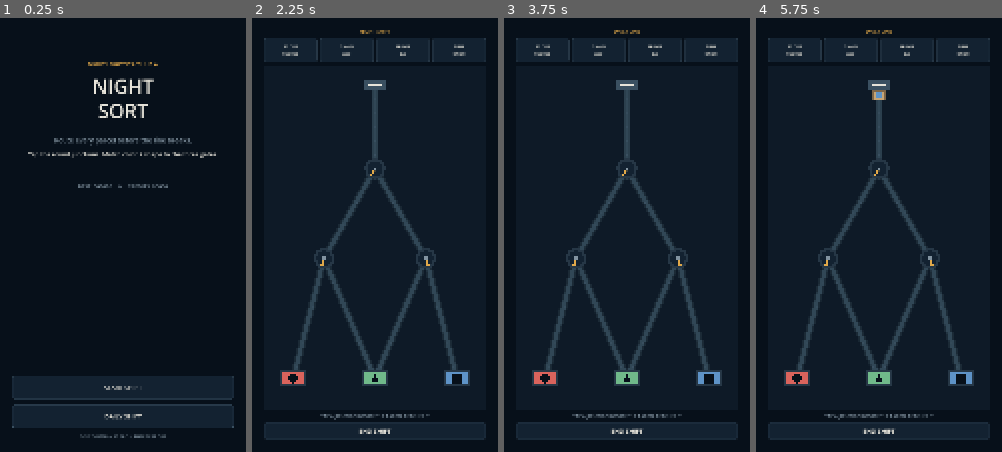
Above: before the commit, frames 1-4 (left to right).
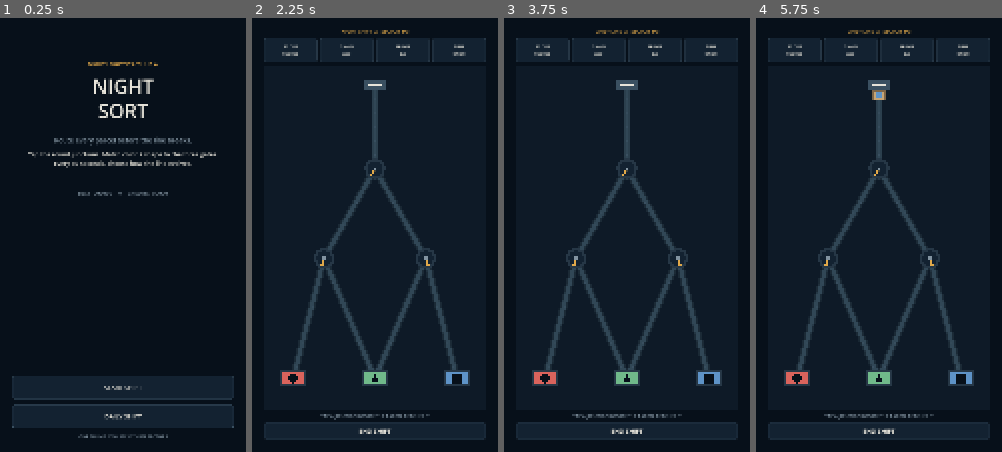
Above: after the commit, the same moments.

Repository: linkovme/night-sort
Game: Godot game, scene res://scenes/main.tscn
The game is run twice, just before and just after one commit, with the same random seed, the same clock (stepped at 60 frames per second) and the same inputs.
Inputs:
- Up to frame 1 (0.25 s): no input
- Up to frame 2 (2.25 s): click "START SHIFT" at 0.5 s; click "END SHIFT" at 1.25 s; click "START SHIFT" at 2 s
- Up to frame 3 (3.75 s): click "END SHIFT" at 2.75 s; click "DAILY SHIFT" at 3.5 s
- Up to frame 4 (5.75 s): click "END SHIFT" at 4.25 s; click "DAILY SHIFT" at 5 s

The runs differ from the first frame. In frame 1, 1.1% of the frame differs, in the area x 21-79%, y 32-97%; in frame 2, 0.2%; in frame 3, 0.2%; in frame 4, 0.2%.

Commit message:
feat: add upgrade selection UI

Diff:
--- a/game/scripts/main.gd
+++ b/game/scripts/main.gd
@@ -9,6 +9,7 @@
 var last_delivered := 0
 var last_mistakes := 0
 var last_completed := false
+var run_phase := 1
 
 var content: Control
 var board: SortBoard
@@ -17,6 +18,7 @@
 var mistakes_label: Label
 var time_label: Label
 var top_status_label: Label
+var upgrade_overlay: Control
 
 func _ready() -> void:
 	save_data = SaveStore.load_data()
@@ -45,6 +47,7 @@
 	for child in content.get_children():
 		child.queue_free()
 	board = null
+	upgrade_overlay = null
 
 func _show_menu() -> void:
 	current_state = ScreenState.MENU
@@ -77,13 +80,24 @@
 	subtitle.autowrap_mode = TextServer.AUTOWRAP_WORD_SMART
 	root.add_child(subtitle)
 
-	var instruction := _label("Tap the round junctions. Match color + shape to the three gates.", 27, NightTheme.TEXT)
+	var instruction := _label(
+		"Tap the round junctions. Match color + shape to the three gates.\nEvery 30 seconds, choose how the line evolves.",
+		27,
+		NightTheme.TEXT
+	)
 	instruction.horizontal_alignment = HORIZONTAL_ALIGNMENT_CENTER
 	instruction.autowrap_mode = TextServer.AUTOWRAP_WORD_SMART
-	instruction.custom_minimum_size.y = 120
+	instruction.custom_minimum_size.y = 150
 	root.add_child(instruction)
 
-	var stats := _label("BEST  %06d    //    CREDITS  %05d" % [int(save_data["best_score"]), int(save_data["total_credits"])], 24, NightTheme.TEXT_DIM)
+	var stats := _label(
+		"BEST  %06d    //    CREDITS  %05d" % [
+			int(save_data["best_score"]),
+			int(save_data["total_credits"])
+		],
+		24,
+		NightTheme.TEXT_DIM
+	)
 	stats.horizontal_alignment = HORIZONTAL_ALIGNMENT_CENTER
 	root.add_child(stats)
 
@@ -99,13 +113,14 @@
 	daily.pressed.connect(func(): _start_run(true))
 	root.add_child(daily)
 
-	var footer := _label("ONE THUMB // 90 SEC // THREE ERRORS", 20, NightTheme.TEXT_DIM)
+	var footer := _label("ONE THUMB // 90 SEC // THREE SECTORS", 20, NightTheme.TEXT_DIM)
 	footer.horizontal_alignment = HORIZONTAL_ALIGNMENT_CENTER
 	root.add_child(footer)
 
 func _start_run(daily: bool) -> void:
 	current_state = ScreenState.RUN
 	current_mode = "daily" if daily else "normal"
+	run_phase = 1
 	_clear_content()
 
 	var root := VBoxContainer.new()
@@ -113,7 +128,7 @@
 	root.add_theme_constant_override("separation", 14)
 	content.add_child(root)
 
-	top_status_label = _label("DAILY LINE" if daily else "NIGHT SHIFT", 22, NightTheme.AMBER)
+	top_status_label = _label(_run_header(), 22, NightTheme.AMBER)
 	top_status_label.horizontal_alignment = HORIZONTAL_ALIGNMENT_CENTER
 	root.add_child(top_status_label)
 
@@ -131,6 +146,7 @@
 	board.size_flags_vertical = Control.SIZE_EXPAND_FILL
 	board.hud_changed.connect(_on_hud_changed)
 	board.run_finished.connect(_on_run_finished)
+	board.upgrade_requested.connect(_on_upgrade_requested)
 	root.add_child(board)
 
 	var hint := _label("TAP A JUNCTION BEFORE THE PARCEL REACHES IT", 20, NightTheme.TEXT_DIM)
@@ -145,19 +161,114 @@
 	var seed_value := _daily_seed() if daily else int(Time.get_unix_time_from_system() * 1000.0) ^ randi()
 	board.start_run(seed_value)
 
+func _run_header() -> String:
+	var mode := "DAILY LINE" if current_mode == "daily" else "NIGHT SHIFT"
+	return "%s  //  SECTOR %d/3" % [mode, run_phase]
+
 func _end_shift_early() -> void:
 	if board != null:
 		board.stop_run()
 	_show_menu()
 
-func _on_hud_changed(new_score: int, new_combo: int, new_mistakes: int, remaining: float) -> void:
+func _on_hud_changed(
+	new_score: int,
+	new_combo: int,
+	new_mistakes: int,
+	max_mistakes: int,
+	remaining: float
+) -> void:
 	score_label.text = "SCORE\n%06d" % new_score
 	combo_label.text = "CHAIN\nX%02d" % new_combo
-	mistakes_label.text = "ERROR\n%d/3" % new_mistakes
+	mistakes_label.text = "ERROR\n%d/%d" % [new_mistakes, max_mistakes]
 	var secs := maxi(0, int(ceil(remaining)))
 	time_label.text = "TIME\n%02d:%02d" % [secs / 60, secs % 60]
-	if new_mistakes >= 2:
-		mistakes_label.add_theme_color_override("font_color", NightTheme.DANGER)
+	mistakes_label.add_theme_color_override(
+		"font_color",
+		NightTheme.DANGER if new_mistakes >= max_mistakes - 1 else NightTheme.TEXT
+	)
+
+func _on_upgrade_requested(options: Array[String]) -> void:
+	if board == null:
+		return
+	top_status_label.text = "LINE PAUSED  //  CHOOSE UPGRADE"
+	_show_upgrade_overlay(options)
+
+func _show_upgrade_overlay(options: Array[String]) -> void:
+	upgrade_overlay = Control.new()
+	upgrade_overlay.set_anchors_and_offsets_preset(Control.PRESET_FULL_RECT)
+	content.add_child(upgrade_overlay)
+
+	var shade := ColorRect.new()
+	shade.color = Color(0.02, 0.04, 0.07, 0.92)
+	shade.set_anchors_and_offsets_preset(Control.PRESET_FULL_RECT)
+	upgrade_overlay.add_child(shade)
+
+	var center := CenterContainer.new()
+	center.set_anchors_and_offsets_preset(Control.PRESET_FULL_RECT)
+	upgrade_overlay.add_child(center)
+
+	var panel := PanelContainer.new()
+	panel.custom_minimum_size = Vector2(850, 920)
+	var panel_style := StyleBoxFlat.new()
+	panel_style.bg_color = NightTheme.PANEL
+	panel_style.border_color = NightTheme.STEEL_LIGHT
+	panel_style.set_border_width_all(3)
+	panel_style.corner_radius_top_left = 16
+	panel_style.corner_radius_top_right = 16
+	panel_style.corner_radius_bottom_left = 16
+	panel_style.corner_radius_bottom_right = 16
+	panel.add_theme_stylebox_override("panel", panel_style)
+	center.add_child(panel)
+
+	var margin := MarginContainer.new()
+	margin.add_theme_constant_override("margin_left", 46)
+	margin.add_theme_constant_override("margin_right", 46)
+	margin.add_theme_constant_override("margin_top", 42)
+	margin.add_theme_constant_override("margin_bottom", 42)
+	panel.add_child(margin)
+
+	var box := VBoxContainer.new()
+	box.add_theme_constant_override("separation", 22)
+	margin.add_child(box)
+
+	var kicker := _label("SHIFT MODIFICATION", 20, NightTheme.AMBER)
+	kicker.horizontal_alignment = HORIZONTAL_ALIGNMENT_CENTER
+	box.add_child(kicker)
+
+	var title := _label("Choose one.", 44, NightTheme.TEXT)
+	title.horizontal_alignment = HORIZONTAL_ALIGNMENT_CENTER
+	box.add_child(title)
+
+	var explanation := _label(
+		"The line keeps moving after your choice. Some upgrades are safer; others pay more.",
+		23,
+		NightTheme.TEXT_DIM
+	)
+	explanation.horizontal_alignment = HORIZONTAL_ALIGNMENT_CENTER
+	explanation.autowrap_mode = TextServer.AUTOWRAP_WORD_SMART
+	box.add_child(explanation)
+
+	for upgrade_id in options:
+		var choice := _button(
+			"%s\n%s" % [
+				board.get_upgrade_title(upgrade_id),
+				board.get_upgrade_description(upgrade_id)
+			]
+		)
+		choice.custom_minimum_size.y = 150
+		choice.add_theme_font_size_override("font_size", 23)
+		choice.pressed.connect(func(): _choose_upgrade(upgrade_id))
+		box.add_child(choice)
+
+func _choose_upgrade(upgrade_id: String) -> void:
+	if board == null:
+		return
+	board.apply_upgrade(upgrade_id)
+	run_phase = mini(3, run_phase + 1)
+	top_status_label.text = _run_header()
+	if upgrade_overlay != null:
+		upgrade_overlay.queue_free()
+		upgrade_overlay = null
 
 func _on_run_finished(final_score: int, delivered: int, final_mistakes: int, completed: bool) -> void:
 	last_score = final_score
@@ -201,7 +312,16 @@
 	big_score.horizontal_alignment = HORIZONTAL_ALIGNMENT_CENTER
 	root.add_child(big_score)
 
-	var summary := _label("SORTED  %03d\nERRORS  %d/3\nCREDITS  +%d\nBEST  %06d" % [last_delivered, last_mistakes, earned, int(save_data["best_score"])], 30, NightTheme.TEXT_DIM)
+	var summary := _label(
+		"SORTED  %03d\nERRORS  %d\nCREDITS  +%d\nBEST  %06d" % [
+			last_delivered,
+			last_mistakes,
+			earned,
+			int(save_data["best_score"])
+		],
+		30,
+		NightTheme.TEXT_DIM
+	)
 	summary.horizontal_alignment = HORIZONTAL_ALIGNMENT_CENTER
 	summary.add_theme_constant_override("line_spacing", 14)
 	root.add_child(summary)
@@ -218,7 +338,11 @@
 	terminal.pressed.connect(_show_menu)
 	root.add_child(terminal)
 
-	var footer := _label("REWARDED CONTINUE + AD SYSTEM: RESERVED FOR PRODUCTION BUILD", 18, NightTheme.TEXT_DIM)
+	var footer := _label(
+		"REWARDED CONTINUE + AD SYSTEM: RESERVED FOR PRODUCTION BUILD",
+		18,
+		NightTheme.TEXT_DIM
+	)
 	footer.horizontal_alignment = HORIZONTAL_ALIGNMENT_CENTER
 	footer.autowrap_mode = TextServer.AUTOWRAP_WORD_SMART
 	root.add_child(footer)
